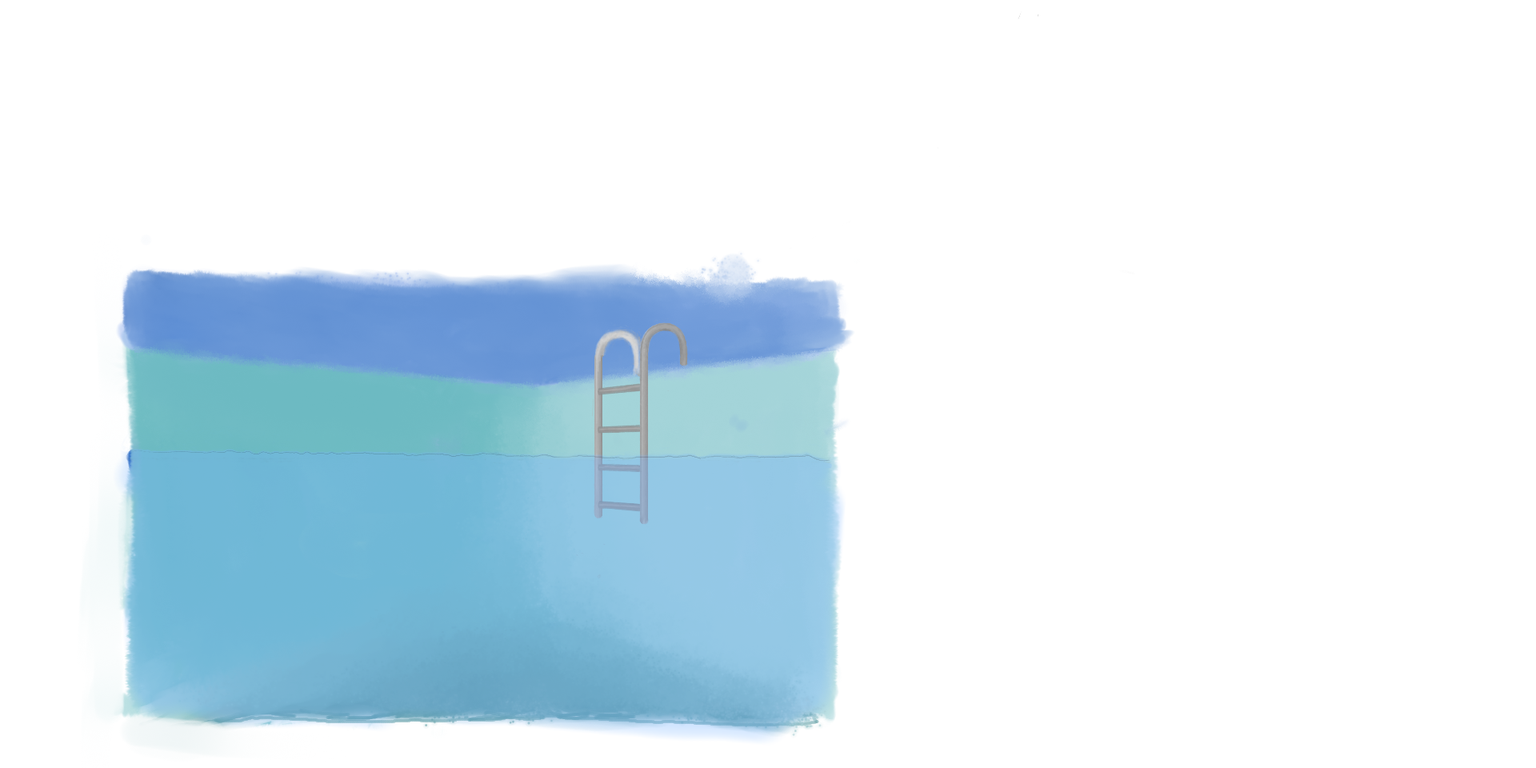
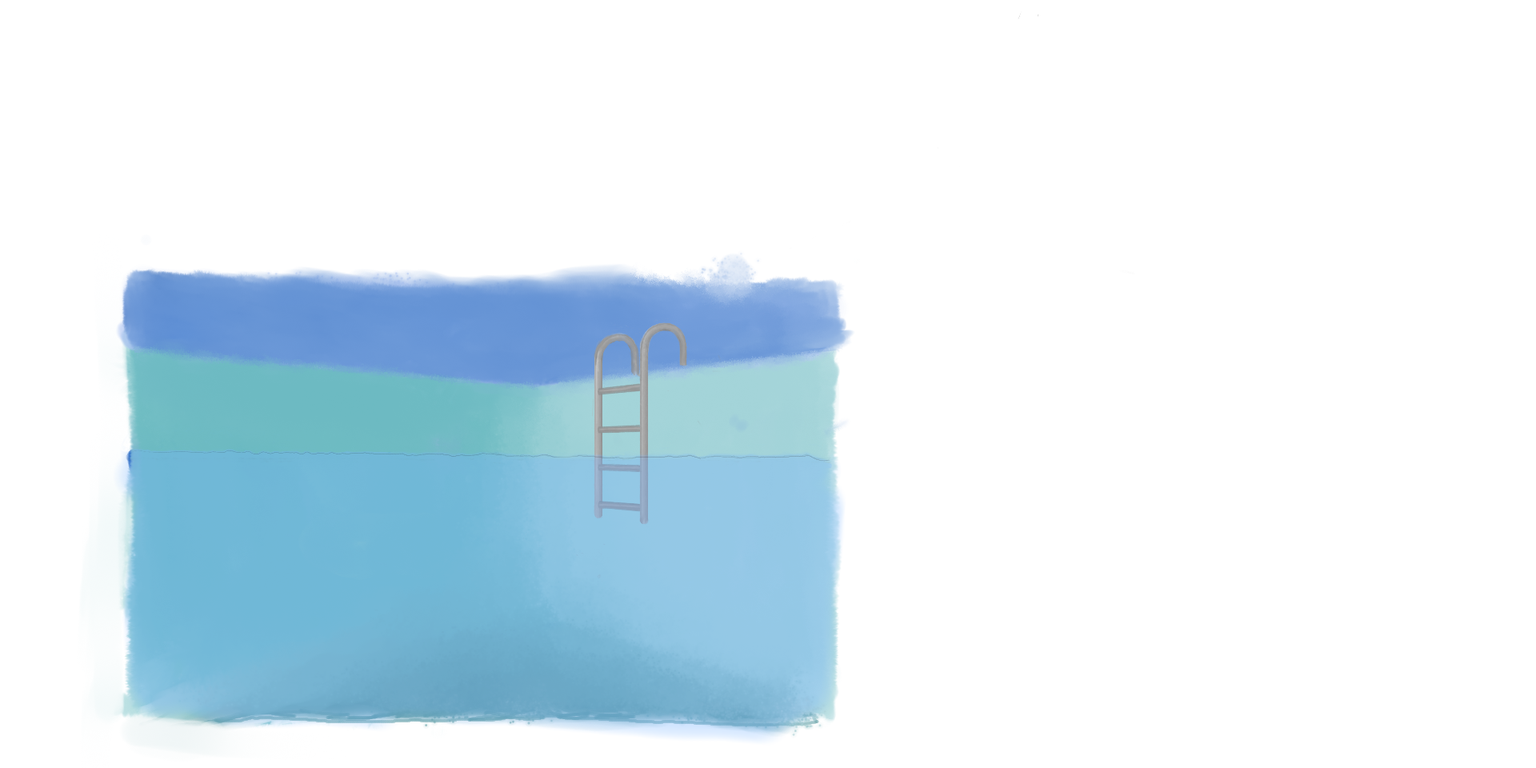
Layer changes from the first w=1536, h=768 image to the second:
painted on "Water" over [593, 326, 721, 425]
painted on "ladder" over [593, 326, 721, 425]
